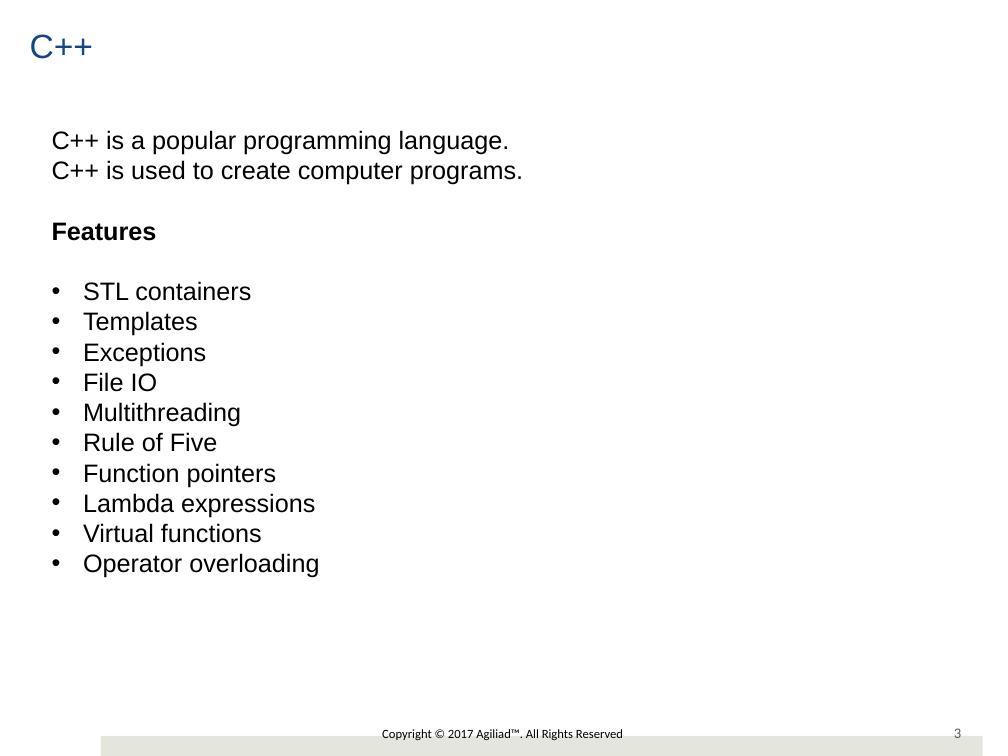
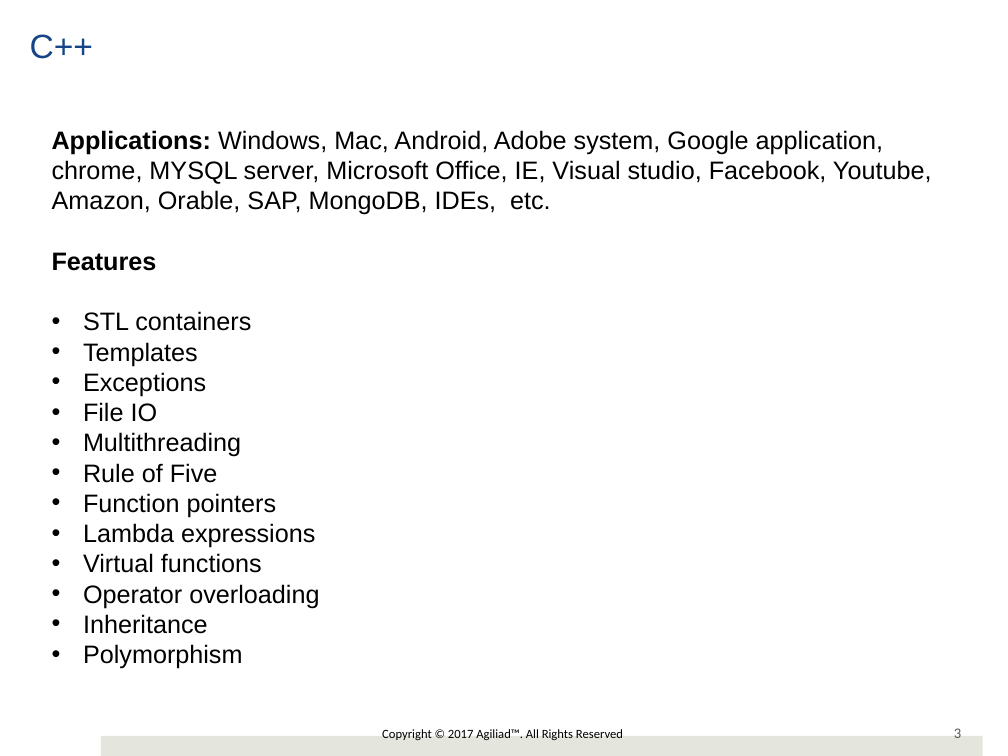
Before and after one commit to girishlande/CPlusPlus, a slide deck: slide 3 of cplusplus.pptx. Drawn at 1008x756 pixels with LibreOffice and Linux fonts; fonts in the diff are those of the drawing; background and template pictures are left out. Boxes give left, top, right and bottom in pixels: in the first picture for what was removed or moved away, otherwise in the second. Text is boxed around its words. In the diff, an @@ line names an element or a change of style, - is before the commit and + after.

```diff
--- a/cplusplus.pptx
+++ b/cplusplus.pptx
@@ text at <box>52,130,932,215</box>: text changed @@
-C++ is a popular programming language.
-C++ is used to create computer programs.
+Applications: Windows, Mac, Android, Adobe system, Google application, chrome, MYSQL server, Microsoft Office, IE, Visual studio, Facebook, Youtube, Amazon, Orable, SAP, MongoDB, IDEs, etc.
@@ text at <box>83,614,243,669</box>: paragraphs added @@
+• Inheritance
+• Polymorphism
```
Also in this commit, not shown: 2 other slides changed, 6 slides added, 4 other files.
